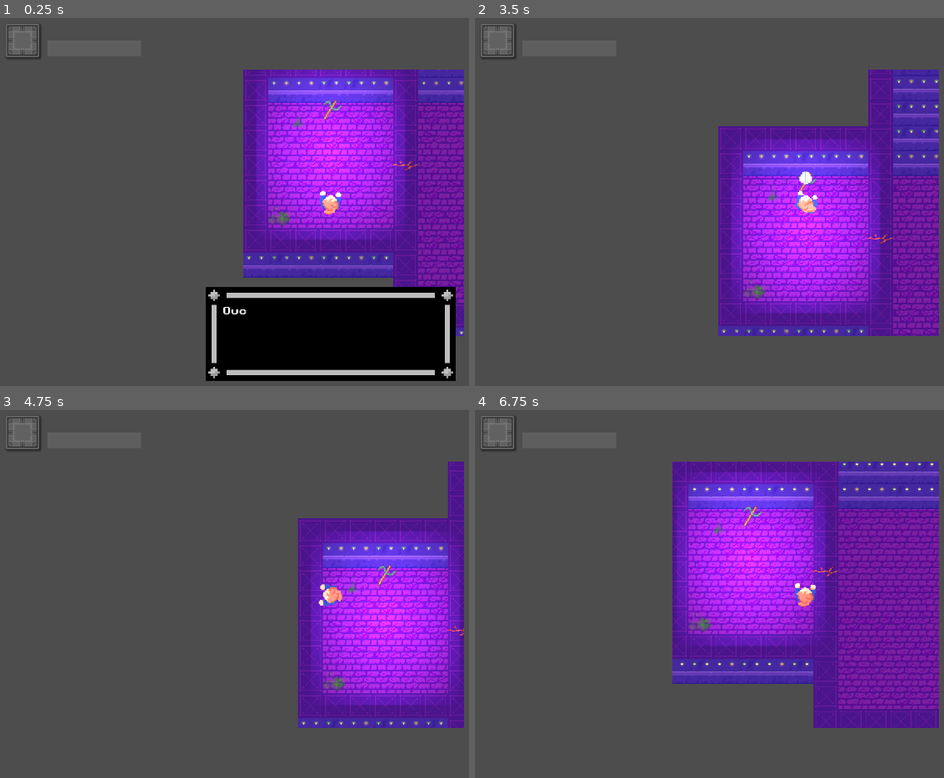
Above: before the commit, frames 1-4 (two rows, left to right).
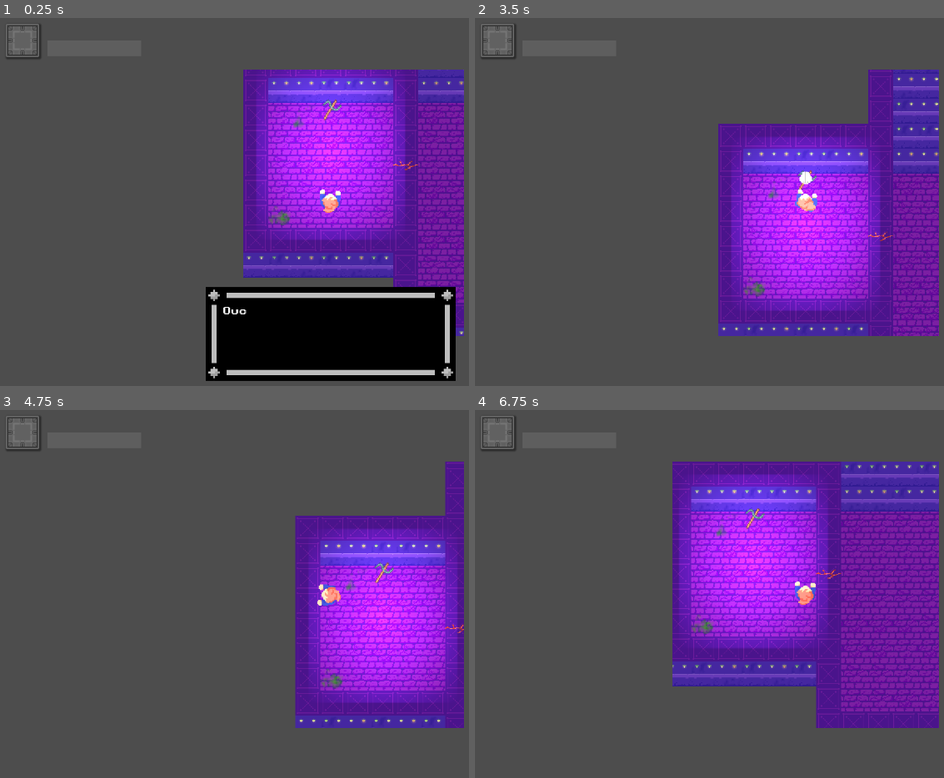
Above: after the commit, the same moments.

Repository: julianhoratschek/potential-topfschlagen
Game: Godot game, scene res://scenes/main.tscn
Two runs of this game, one before a commit and one after it. Both use one fixed random seed, a clock stepped at 60 frames per second and the inputs below.
Inputs (mouse positions are in pixels of both pictures, inside the frame that each line leads up to):
- Up to frame 1 (0.25 s): no input
- Up to frame 2 (3.5 s): move the mouse to (outside the picture) at 0.52 s; hold D (game_right) 0.53-1.28 s; click (outside the picture) at 0.67 s; tap Enter at 1.25 s; move the mouse to (671, 220) at 1.27 s; hold S (game_down) 1.28-2.03 s; click (671, 220) at 1.42 s; move the mouse to (873, 121) at 2.02 s; hold D (game_right) 2.03-2.78 s; click (873, 121) at 2.17 s; move the mouse to (770, 279) at 2.77 s; hold W (game_up) from 2.78 s (still down); click (770, 279) at 2.92 s
- Up to frame 3 (4.75 s): move the mouse to (outside the picture) at 3.52 s; release W (game_up) at 3.53 s; hold A (game_left) from 3.53 s (still down); click (outside the picture) at 3.67 s; tap Space at 4.25 s; move the mouse to (131, 538) at 4.27 s; click (131, 538) at 4.42 s
- Up to frame 4 (6.75 s): tap Enter at 5 s; move the mouse to (840, 594) at 5.02 s; release A (game_left) at 5.03 s; hold S (game_down) 5.03-5.78 s; click (840, 594) at 5.17 s; move the mouse to (704, 502) at 5.77 s; hold D (game_right) 5.78-6.53 s; click (704, 502) at 5.92 s; move the mouse to (outside the picture) at 6.52 s; hold W (game_up) from 6.53 s (still down); click (outside the picture) at 6.67 s

The runs differ from the first frame. In frame 1, 0.1% of the frame differs, in the area x 68-73%, y 46-54%; in frame 2, 10%; in frame 3, 9.5%; in frame 4, 16%, in the area x 42-99%, y 14-87%.

Commit message:
Somewhat combat

Diff:
--- a/prefabs/bonitz.gd
+++ b/prefabs/bonitz.gd
@@ -3,3 +3,7 @@
 
 func _physics_process(delta):
 	pass
+
+
+func hit():
+	$AnimatedSprite2D.animation = "dead"
--- a/prefabs/bonitz.tscn
+++ b/prefabs/bonitz.tscn
@@ -1,9 +1,13 @@
-[gd_scene load_steps=7 format=3 uid="uid://dnm786cid7njt"]
+[gd_scene load_steps=8 format=3 uid="uid://dnm786cid7njt"]
 
 [ext_resource type="Texture2D" uid="uid://qpl45eixj3nv" path="res://assets/sprites/Sprite-Bonitz-multi.png" id="1_fxkup"]
 [ext_resource type="Script" path="res://prefabs/bonitz.gd" id="1_mnxqw"]
 
 [sub_resource type="CircleShape2D" id="CircleShape2D_vyk3p"]
+
+[sub_resource type="AtlasTexture" id="AtlasTexture_smayl"]
+atlas = ExtResource("1_fxkup")
+region = Rect2(64, 0, 32, 32)
 
 [sub_resource type="AtlasTexture" id="AtlasTexture_d3jkj"]
 atlas = ExtResource("1_fxkup")
@@ -15,6 +19,14 @@
 
 [sub_resource type="SpriteFrames" id="SpriteFrames_hscfm"]
 animations = [{
+"frames": [{
+"duration": 1.0,
+"texture": SubResource("AtlasTexture_smayl")
+}],
+"loop": true,
+"name": &"dead",
+"speed": 5.0
+}, {
 "frames": [{
 "duration": 1.0,
 "texture": SubResource("AtlasTexture_d3jkj")
@@ -35,5 +47,5 @@
 
 [node name="AnimatedSprite2D" type="AnimatedSprite2D" parent="."]
 sprite_frames = SubResource("SpriteFrames_hscfm")
-animation = &"idle"
+animation = &"dead"
 autoplay = "idle"
--- a/prefabs/enemy.gd
+++ b/prefabs/enemy.gd
@@ -1,3 +1,7 @@
 extends CharacterBody2D
 
 class_name Enemy
+
+
+func hit():
+	pass
--- a/prefabs/player.gd
+++ b/prefabs/player.gd
@@ -5,6 +5,12 @@
 signal dead
 signal interact
 signal item_changed(texture: Texture2D)
+
+enum State {
+	Idle,
+	Walking,
+	Attacking
+}
 
 const speed := 200.0
 
@@ -16,6 +22,7 @@
 
 var inventory: Dictionary
 var selected_item := ""
+var state := State.Idle
 
 # TODO interact
 # TODO attack
@@ -28,10 +35,15 @@
 
 	if direction:
 		velocity = direction * speed
-		$AnimatedSprite2D.animation = "running"
 		$AnimatedSprite2D.rotation = direction.angle() + 0.5 * PI
-	else:
-		$AnimatedSprite2D.animation = "idle"
+
+	if state != State.Attacking:
+		if direction:
+			$AnimatedSprite2D.play("running")
+			state = State.Walking
+		else:
+			state = State.Idle
+			$AnimatedSprite2D.play("idle")
 
 	move_and_slide()
 
@@ -41,10 +53,23 @@
 			MOUSE_BUTTON_LEFT:
 				if can_interact:
 					interact.emit()
+					can_interact = false
+				elif selected_item == "sword" and state != State.Attacking:
+					attack()
 			MOUSE_BUTTON_WHEEL_DOWN:
 				scroll_item(-1)
 			MOUSE_BUTTON_WHEEL_UP:
 				scroll_item(1)
+
+
+func attack():
+	$AnimatedSprite2D/SwordArea.monitoring = true
+	$AnimatedSprite2D.play("attack")
+	state = State.Attacking
+	await $AnimatedSprite2D.animation_finished
+	$AnimatedSprite2D/SwordArea.monitoring = false
+	$AnimatedSprite2D.play("idle")
+	state = State.Idle
 
 func scroll_item(index: int):
 	if inventory.is_empty():
@@ -66,6 +91,10 @@
 	entropy += add_entropy
 	if entropy >= 100:
 		dead.emit()
+
+func hit_enemy(body: Node2D):
+	if body is Enemy:
+		body.hit()
 
 func take(item_type: String, texture: Texture2D):
 	if "pick" in item_type:
--- a/prefabs/player.tscn
+++ b/prefabs/player.tscn
@@ -1,43 +1,88 @@
-[gd_scene load_steps=15 format=3 uid="uid://c3byjcsyu8gr8"]
+[gd_scene load_steps=22 format=3 uid="uid://c3byjcsyu8gr8"]
 
 [ext_resource type="Texture2D" uid="uid://dr5b88qdyw6jj" path="res://assets/sprites/neele.png" id="1_rftvf"]
 [ext_resource type="Script" path="res://prefabs/player.gd" id="1_wl21c"]
 [ext_resource type="Texture2D" uid="uid://4emxiqt61oqn" path="res://assets/sprites/mouse.png" id="3_42lmp"]
 
-[sub_resource type="CircleShape2D" id="CircleShape2D_wbq56"]
+[sub_resource type="AtlasTexture" id="AtlasTexture_huxx1"]
+atlas = ExtResource("1_rftvf")
+region = Rect2(0, 128, 32, 64)
 
-[sub_resource type="AtlasTexture" id="AtlasTexture_8t5wo"]
+[sub_resource type="AtlasTexture" id="AtlasTexture_me5wh"]
 atlas = ExtResource("1_rftvf")
-region = Rect2(0, 32, 32, 32)
+region = Rect2(32, 128, 32, 64)
 
-[sub_resource type="AtlasTexture" id="AtlasTexture_qc5va"]
+[sub_resource type="AtlasTexture" id="AtlasTexture_ur0yf"]
 atlas = ExtResource("1_rftvf")
-region = Rect2(32, 32, 32, 32)
+region = Rect2(64, 128, 32, 64)
 
-[sub_resource type="AtlasTexture" id="AtlasTexture_y2gkd"]
+[sub_resource type="AtlasTexture" id="AtlasTexture_fdxa2"]
 atlas = ExtResource("1_rftvf")
-region = Rect2(0, 0, 32, 32)
+region = Rect2(96, 128, 32, 64)
 
-[sub_resource type="AtlasTexture" id="AtlasTexture_rhh80"]
+[sub_resource type="AtlasTexture" id="AtlasTexture_ukcs2"]
 atlas = ExtResource("1_rftvf")
-region = Rect2(32, 0, 32, 32)
+region = Rect2(128, 128, 32, 64)
 
-[sub_resource type="AtlasTexture" id="AtlasTexture_fnlrl"]
+[sub_resource type="AtlasTexture" id="AtlasTexture_72j3s"]
 atlas = ExtResource("1_rftvf")
-region = Rect2(64, 0, 32, 32)
+region = Rect2(160, 128, 32, 64)
 
-[sub_resource type="AtlasTexture" id="AtlasTexture_n8xua"]
+[sub_resource type="AtlasTexture" id="AtlasTexture_d67d6"]
 atlas = ExtResource("1_rftvf")
-region = Rect2(96, 0, 32, 32)
+region = Rect2(0, 64, 32, 64)
+
+[sub_resource type="AtlasTexture" id="AtlasTexture_ymufp"]
+atlas = ExtResource("1_rftvf")
+region = Rect2(32, 64, 32, 64)
+
+[sub_resource type="AtlasTexture" id="AtlasTexture_1v87x"]
+atlas = ExtResource("1_rftvf")
+region = Rect2(0, 0, 32, 64)
+
+[sub_resource type="AtlasTexture" id="AtlasTexture_68q1i"]
+atlas = ExtResource("1_rftvf")
+region = Rect2(32, 0, 32, 64)
+
+[sub_resource type="AtlasTexture" id="AtlasTexture_sw0yb"]
+atlas = ExtResource("1_rftvf")
+region = Rect2(64, 0, 32, 64)
+
+[sub_resource type="AtlasTexture" id="AtlasTexture_y4jtb"]
+atlas = ExtResource("1_rftvf")
+region = Rect2(96, 0, 32, 64)
 
 [sub_resource type="SpriteFrames" id="SpriteFrames_ubuii"]
 animations = [{
 "frames": [{
 "duration": 1.0,
-"texture": SubResource("AtlasTexture_8t5wo")
+"texture": SubResource("AtlasTexture_huxx1")
 }, {
 "duration": 1.0,
-"texture": SubResource("AtlasTexture_qc5va")
+"texture": SubResource("AtlasTexture_me5wh")
+}, {
+"duration": 1.0,
+"texture": SubResource("AtlasTexture_ur0yf")
+}, {
+"duration": 1.0,
+"texture": SubResource("AtlasTexture_fdxa2")
+}, {
+"duration": 1.0,
+"texture": SubResource("AtlasTexture_ukcs2")
+}, {
+"duration": 1.0,
+"texture": SubResource("AtlasTexture_72j3s")
+}],
+"loop": false,
+"name": &"attack",
+"speed": 8.0
+}, {
+"frames": [{
+"duration": 1.0,
+"texture": SubResource("AtlasTexture_d67d6")
+}, {
+"duration": 1.0,
+"texture": SubResource("AtlasTexture_ymufp")
 }],
 "loop": true,
 "name": &"idle",
@@ -45,21 +90,24 @@
 }, {
 "frames": [{
 "duration": 1.0,
-"texture": SubResource("AtlasTexture_y2gkd")
+"texture": SubResource("AtlasTexture_1v87x")
 }, {
 "duration": 1.0,
-"texture": SubResource("AtlasTexture_rhh80")
+"texture": SubResource("AtlasTexture_68q1i")
 }, {
 "duration": 1.0,
-"texture": SubResource("AtlasTexture_fnlrl")
+"texture": SubResource("AtlasTexture_sw0yb")
 }, {
 "duration": 1.0,
-"texture": SubResource("AtlasTexture_n8xua")
+"texture": SubResource("AtlasTexture_y4jtb")
 }],
 "loop": true,
 "name": &"running",
 "speed": 6.0
 }]
+
+[sub_resource type="RectangleShape2D" id="RectangleShape2D_4wxdf"]
+size = Vector2(2, 13)
 
 [sub_resource type="AtlasTexture" id="AtlasTexture_macj5"]
 atlas = ExtResource("3_42lmp")
@@ -83,20 +131,30 @@
 "speed": 3.0
 }]
 
+[sub_resource type="CircleShape2D" id="CircleShape2D_wbq56"]
+radius = 13.0384
+
 [node name="Player" type="CharacterBody2D"]
 script = ExtResource("1_wl21c")
-
-[node name="CollisionShape2D" type="CollisionShape2D" parent="."]
-shape = SubResource("CircleShape2D_wbq56")
 
 [node name="Camera2D" type="Camera2D" parent="."]
 zoom = Vector2(1.5, 1.5)
 
 [node name="AnimatedSprite2D" type="AnimatedSprite2D" parent="."]
 sprite_frames = SubResource("SpriteFrames_ubuii")
-animation = &"idle"
+animation = &"attack"
 autoplay = "idle"
-frame_progress = 0.787595
+frame = 5
+frame_progress = 1.0
+offset = Vector2(0, -18)
+
+[node name="SwordArea" type="Area2D" parent="AnimatedSprite2D"]
+monitoring = false
+
+[node name="CollisionShape2D" type="CollisionShape2D" parent="AnimatedSprite2D/SwordArea"]
+position = Vector2(10, -43.5)
+shape = SubResource("RectangleShape2D_4wxdf")
+debug_color = Color(0, 0.6, 0.701961, 0.419608)
 
 [node name="Prompt" type="AnimatedSprite2D" parent="."]
 visible = false
@@ -104,3 +162,8 @@
 sprite_frames = SubResource("SpriteFrames_to7e0")
 autoplay = "default"
 frame_progress = 0.878723
+
+[node name="CollisionShape2D" type="CollisionShape2D" parent="."]
+shape = SubResource("CircleShape2D_wbq56")
+
+[connection signal="body_entered" from="AnimatedSprite2D/SwordArea" to="." method="hit_enemy"]
--- a/scenes/map.gd
+++ b/scenes/map.gd
@@ -5,7 +5,7 @@
 
 func _on_wall_area_body_entered(body):
 	if body is Player:
-		player.start_interaction("no_shoes")
+		player.start_interaction(&"no_shoes")
 
 
 func _on_area_body_exited(body):
@@ -15,9 +15,11 @@
 
 func _on_bonitz_area_body_entered(body):
 	if body is Player:
-		body.start_interaction("no_sword")
+		body.start_interaction(&"no_sword")
 
 
 func _on_neighbour_area_body_entered(body):
 	if body is Player:
-		body.start_interaction("neighbours_no_horn")
+		# TODO player state?
+		body.start_interaction(&"neighbours_no_horn"
+			if body.selected_item != &"horn" else &"neighbours_horn")
--- a/ui/text_box.gd
+++ b/ui/text_box.gd
@@ -104,4 +104,4 @@
 	if queued_node == "":
 		return
 
-	start_node(queued_node)
+	await start_node(queued_node)
Binary file changed: assets/sprites/neele.aseprite
Binary file changed: assets/sprites/neele.png
